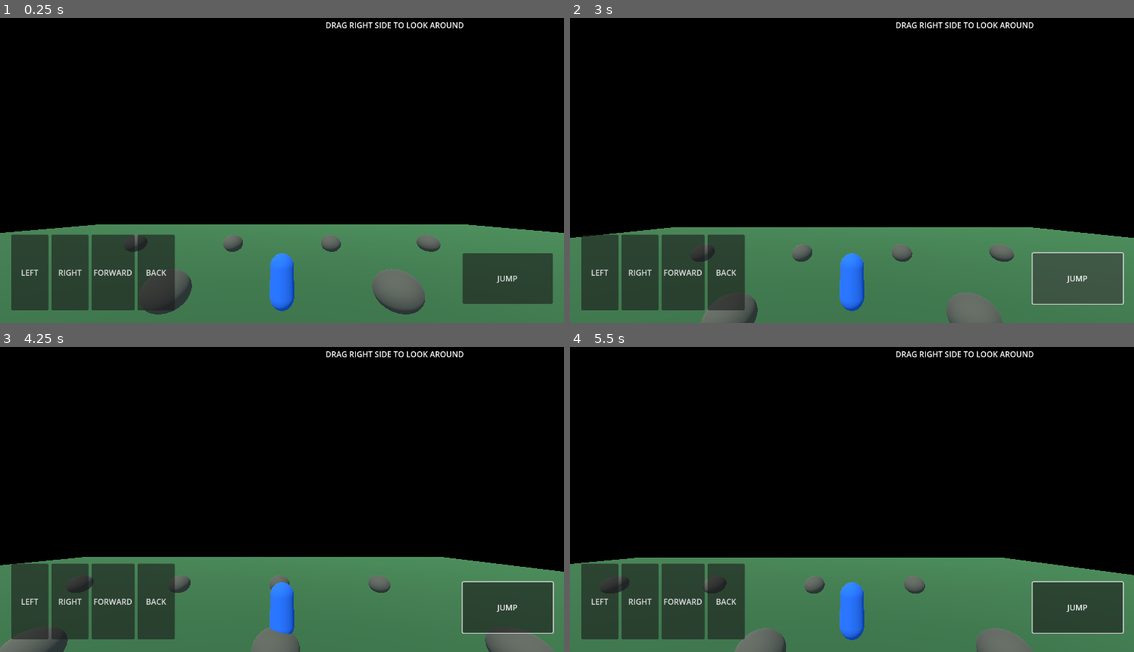
Above: before the commit, frames 1-4 (two rows, left to right).
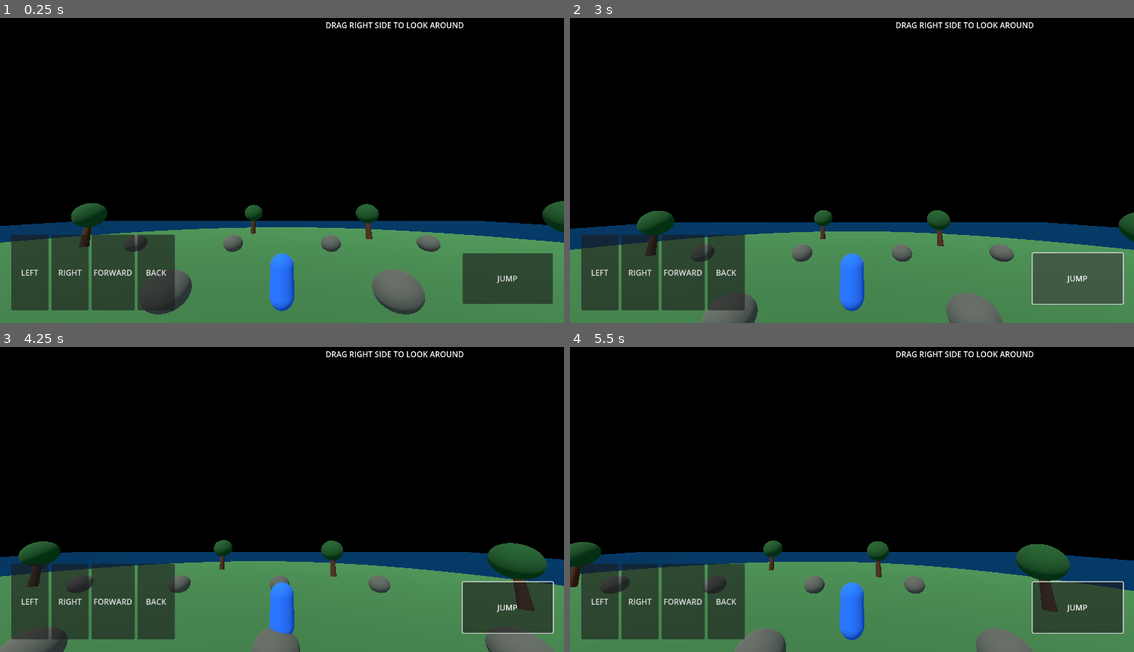
Above: after the commit, the same moments.

Repository: Josgold/LAST-ZONE
Game: Godot game, scene res://scenes/main.tscn
The game is run twice, just before and just after one commit, with the same random seed, the same clock (stepped at 60 frames per second) and the same inputs.
Inputs (mouse positions are in pixels of both pictures, inside the frame that each line leads up to):
- Up to frame 1 (0.25 s): no input
- Up to frame 2 (3 s): click "LEFT" at 0.5 s; click "RIGHT" at 1.25 s; click "FORWARD" at 2 s; click "JUMP" at 2.75 s
- Up to frame 3 (4.25 s): move the mouse to (406, 478) at 3.52 s; hold D (move_right) from 3.53 s (still down); click (406, 478) at 3.67 s; tap Space (jump) at 3.77 s
- Up to frame 4 (5.5 s): release D (move_right) at 4.25 s; drag from (739, 508) to (823, 557) at 4.27 s; tap Enter at 5 s; move the mouse to (908, 423) at 5.02 s; hold D (move_right) from 5.03 s (still down)

The runs differ from the first frame. In frame 1, 4.7% of the frame differs, in the area x 0-100%, y 60-76%; in frame 2, 5.6%; in frame 3, 6.3%; in frame 4, 6.4%, in the area x 0-100%, y 63-96%.

Commit message:
Build island test environment with ocean and trees

Diff:
--- a/scripts/main.gd
+++ b/scripts/main.gd
@@ -86,36 +86,86 @@
     sun.light_energy = 1.2
     add_child(sun)
 
-    var ground := StaticBody3D.new()
-    ground.name = "Ground"
-    var ground_mesh := MeshInstance3D.new()
-    var plane := PlaneMesh.new()
-    plane.size = Vector2(80, 80)
-    ground_mesh.mesh = plane
-    var ground_material := StandardMaterial3D.new()
-    ground_material.albedo_color = Color(0.18, 0.38, 0.22)
-    ground_mesh.material_override = ground_material
-    ground.add_child(ground_mesh)
-
-    var ground_collision := CollisionShape3D.new()
-    var ground_shape := BoxShape3D.new()
-    ground_shape.size = Vector3(80, 0.2, 80)
-    ground_collision.shape = ground_shape
-    ground_collision.position.y = -0.1
-    ground.add_child(ground_collision)
-    add_child(ground)
+    var ocean := MeshInstance3D.new()
+    var ocean_mesh := PlaneMesh.new()
+    ocean_mesh.size = Vector2(150, 150)
+    ocean.mesh = ocean_mesh
+    ocean.position.y = -1.15
+    var ocean_material := StandardMaterial3D.new()
+    ocean_material.albedo_color = Color(0.025, 0.20, 0.34)
+    ocean_material.roughness = 0.28
+    ocean.material_override = ocean_material
+    add_child(ocean)
+
+    var island := StaticBody3D.new()
+    island.name = "Island"
+    var island_mesh := MeshInstance3D.new()
+    var island_shape_mesh := CylinderMesh.new()
+    island_shape_mesh.top_radius = 32.0
+    island_shape_mesh.bottom_radius = 34.0
+    island_shape_mesh.height = 1.0
+    island_mesh.mesh = island_shape_mesh
+    var island_material := StandardMaterial3D.new()
+    island_material.albedo_color = Color(0.20, 0.42, 0.22)
+    island_mesh.material_override = island_material
+    island.add_child(island_mesh)
+
+    var island_collision := CollisionShape3D.new()
+    var island_shape := CylinderShape3D.new()
+    island_shape.radius = 33.0
+    island_shape.height = 1.0
+    island_collision.shape = island_shape
+    island.add_child(island_collision)
+    island.position.y = -0.5
+    add_child(island)
+
+    var tree_positions := [
+        Vector3(-18, 0, -12), Vector3(-12, 0, 16), Vector3(-4, 0, -22),
+        Vector3(10, 0, -17), Vector3(19, 0, -6), Vector3(15, 0, 16),
+        Vector3(-20, 0, 8), Vector3(4, 0, 21), Vector3(23, 0, 10)
+    ]
+    for tree_position in tree_positions:
+        _add_tree(tree_position)
 
     for i in range(12):
-        var marker := MeshInstance3D.new()
-        var rock := SphereMesh.new()
-        rock.radius = 0.8
-        rock.height = 1.3
-        marker.mesh = rock
-        var material := StandardMaterial3D.new()
-        material.albedo_color = Color(0.32, 0.34, 0.3)
-        marker.material_override = material
-        marker.position = Vector3(float((i % 4) * 8 - 12), 0.6, float(int(i / 4) * 10 - 10))
-        add_child(marker)
+        var rock_node := MeshInstance3D.new()
+        var rock_mesh := SphereMesh.new()
+        rock_mesh.radius = 0.8
+        rock_mesh.height = 1.3
+        rock_node.mesh = rock_mesh
+        var rock_material := StandardMaterial3D.new()
+        rock_material.albedo_color = Color(0.32, 0.34, 0.3)
+        rock_node.material_override = rock_material
+        rock_node.position = Vector3(float((i % 4) * 8 - 12), 0.6, float(int(i / 4) * 10 - 10))
+        add_child(rock_node)
+
+func _add_tree(tree_position: Vector3) -> void:
+    var tree_root := Node3D.new()
+    tree_root.position = tree_position
+    add_child(tree_root)
+
+    var trunk := MeshInstance3D.new()
+    var trunk_mesh := CylinderMesh.new()
+    trunk_mesh.top_radius = 0.22
+    trunk_mesh.bottom_radius = 0.35
+    trunk_mesh.height = 2.4
+    trunk.mesh = trunk_mesh
+    trunk.position.y = 1.2
+    var trunk_material := StandardMaterial3D.new()
+    trunk_material.albedo_color = Color(0.28, 0.16, 0.08)
+    trunk.material_override = trunk_material
+    tree_root.add_child(trunk)
+
+    var leaves := MeshInstance3D.new()
+    var leaves_mesh := SphereMesh.new()
+    leaves_mesh.radius = 1.25
+    leaves_mesh.height = 2.2
+    leaves.mesh = leaves_mesh
+    leaves.position.y = 2.8
+    var leaves_material := StandardMaterial3D.new()
+    leaves_material.albedo_color = Color(0.08, 0.30, 0.12)
+    leaves.material_override = leaves_material
+    tree_root.add_child(leaves)
 
 func _make_player() -> void:
     player = CharacterBody3D.new()
